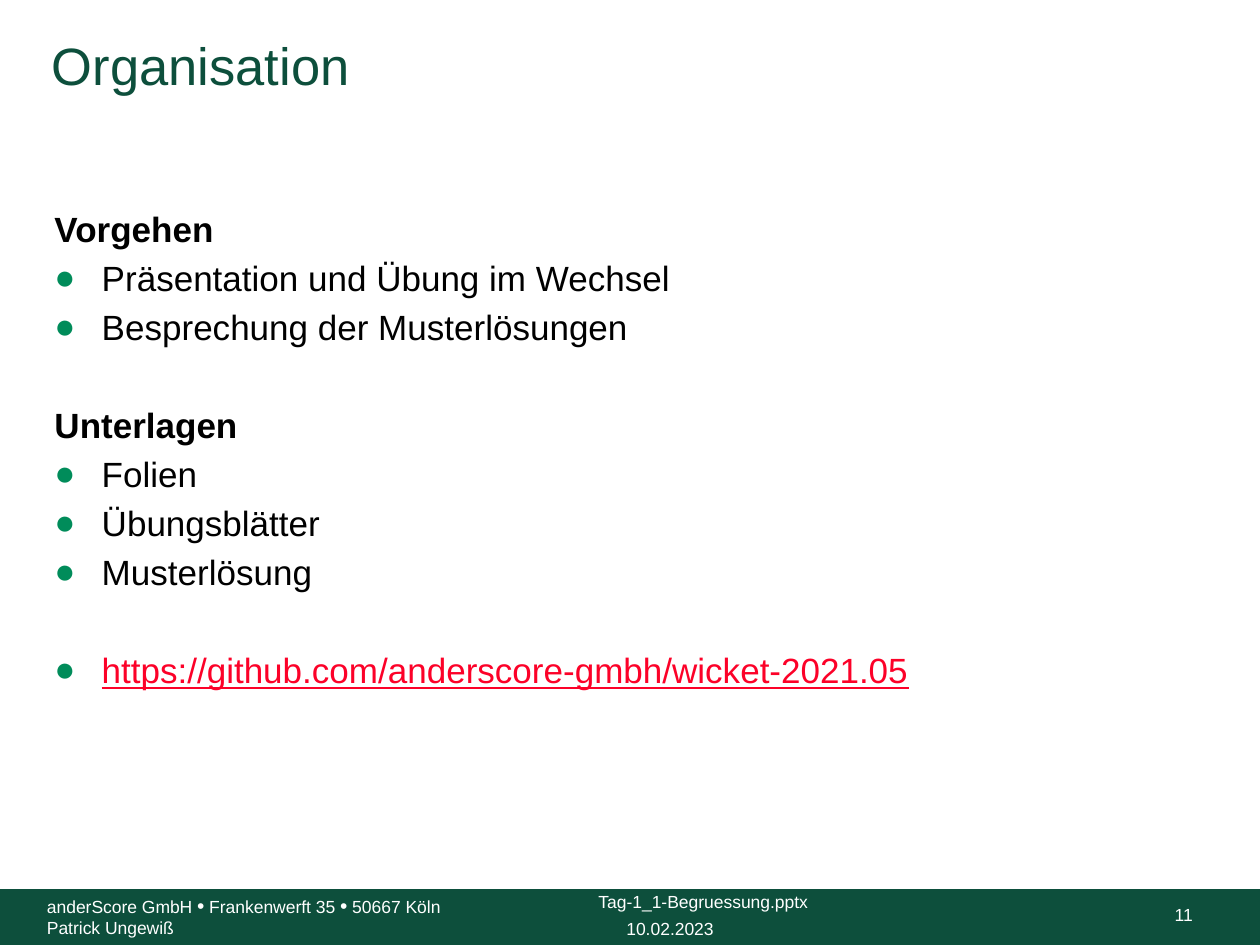
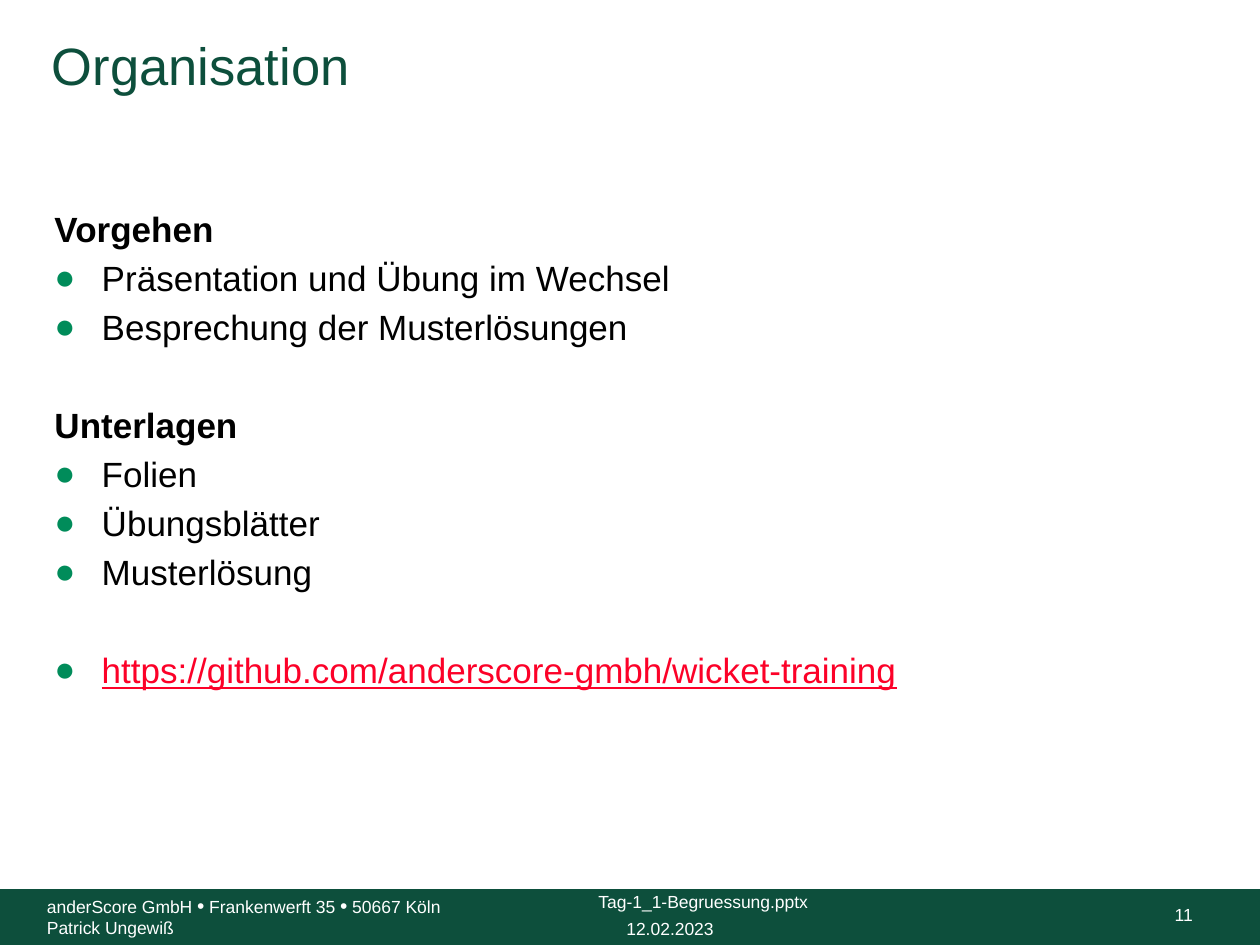
Before and after one commit to anderscore-gmbh/wicket-training, a slide deck: slide 11 of slides/Tag-1_1-Begruessung.pptx. Drawn at 1260x945 pixels with LibreOffice and Linux fonts; fonts in the diff are those of the drawing; background and template pictures are left out. Boxes give left, top, right and bottom in pixels: in the first picture for what was removed or moved away, otherwise in the second. Text is boxed around its words. In the diff, an @@ line names an element or a change of style, - is before the commit and + after.

```diff
--- a/slides/Tag-1_1-Begruessung.pptx
+++ b/slides/Tag-1_1-Begruessung.pptx
@@ text at (x1=102, y1=657, x2=896, y2=690): text changed @@
-  ● https://github.com/anderscore-gmbh/wicket-2021.05
+  ● https://github.com/anderscore-gmbh/wicket-training
@@ text at (x1=626, y1=922, x2=713, y2=935): text changed @@
-10.02.2023
+12.02.2023
```
Also in this commit, not shown: 12 other slides changed, 6 other files.
